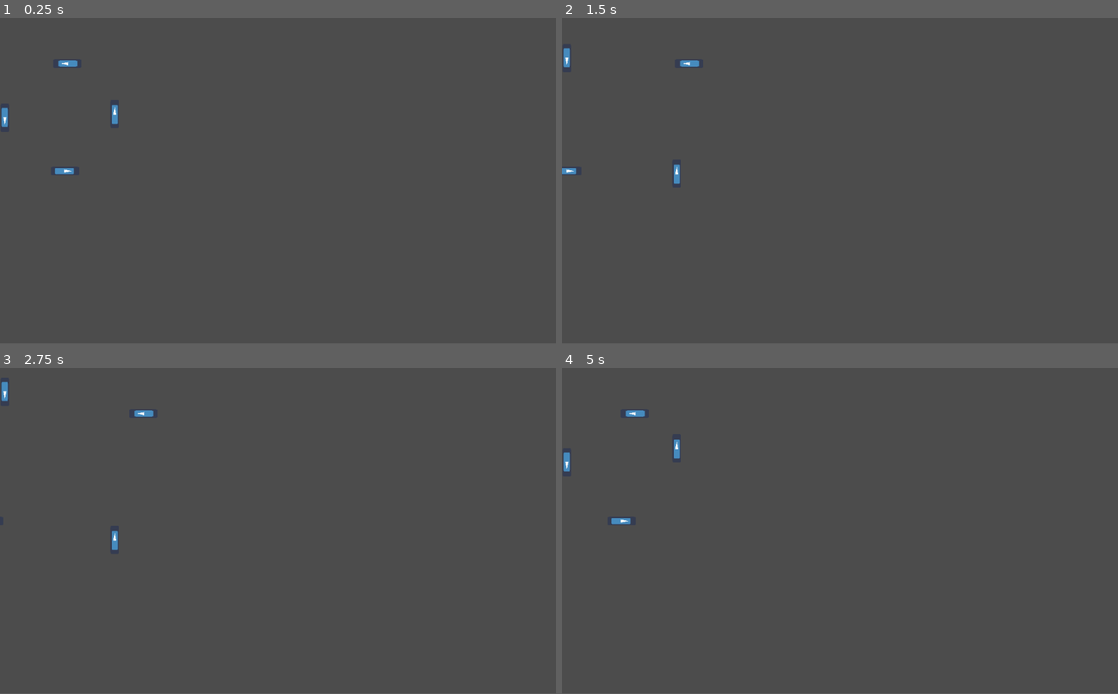
Above: before the commit, frames 1-4 (two rows, left to right).
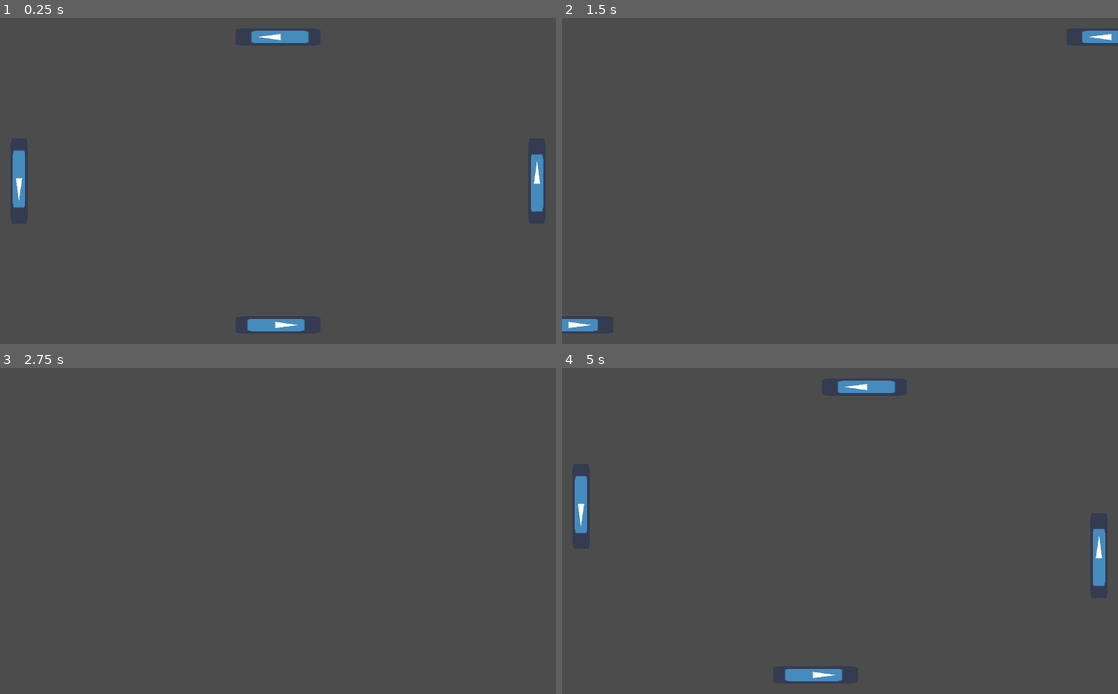
Above: after the commit, the same moments.

Repository: Dvdson/Nail-The-Game
Game: Godot game, scene res://Objects/Level.tscn
Same seed, same stepped clock (60 frames per second), same inputs: the game is played once before the commit and once after it. The engine's default icon, where the game draws it, is replaced by a stand-in: a white triangle on a blue panel in a dark square.
Inputs:
- Up to frame 1 (0.25 s): no input
- Up to frame 2 (1.5 s): tap Enter at 0.5 s; hold D (button_right) 0.53-1.28 s; hold A (button_left) from 1.28 s (still down)
- Up to frame 3 (2.75 s): release A (button_left) at 2.03 s; hold D (button_right) from 2.03 s (still down)
- Up to frame 4 (5 s): release D (button_right) at 3.53 s; hold A (button_left) from 3.53 s (still down)
In our replay, the window is 800x468 before the commit and 800x469 after it. These sizes can differ from the game's own. Grey fills any space a smaller window leaves; there, only what the larger window draws over its background counts as a difference.

The runs differ from the first frame. In frame 1, 1.8% of the frame differs, in the area x 0-98%, y 3-97%; in frame 2, 0.8%; in frame 3, 0.2%; in frame 4, 1.9%.

Commit message:
Fit screen, death, collision layers

Diff:
--- a/Snakenoid/Objects/Ball.gd
+++ b/Snakenoid/Objects/Ball.gd
@@ -1,14 +1,27 @@
 extends KinematicBody2D
 
-var direction = Vector2(0.3,1)
+signal dead
+
+export var vel_module = 300
+var direction = Vector2(0.3,1)#ball direction
+
 func _physics_process(delta):
-	var collision = move_and_collide(direction.normalized()*100*delta)
+	var collision = move_and_collide(direction.normalized()*vel_module*delta)
 	if collision != null:
-		#var collisor_velocity = collision.collider_velocity.normalized()
-		var collisor_normal = collision.normal
-		var pivot_position = collision.collider.get_pivot_position()
-		var colliding_position = collision.position
-		var ricochet_direction = colliding_position - pivot_position
-		ricochet_direction = ricochet_direction.normalized()
-		direction = ricochet_direction
-		#direction = collisor_normal + collisor_velocity
+		var col_layer = collision.collider.get_collision_layer()
+		match col_layer:
+			2:#platform
+				#redirecting ball
+				var pivot_position = collision.collider.get_pivot_position()
+				var colliding_position = collision.position
+				var ricochet_direction = colliding_position - pivot_position
+				ricochet_direction = ricochet_direction.normalized()
+				direction = ricochet_direction
+			4:#edge
+				#death
+				_death()
+				pass
+
+func _death():
+	emit_signal("dead")
+	queue_free()
--- a/Snakenoid/Objects/Ball.tscn
+++ b/Snakenoid/Objects/Ball.tscn
@@ -6,6 +6,8 @@
 radius = 18.9777
 
 [node name="Node2D" type="KinematicBody2D"]
+collision_layer = 8
+collision_mask = 6
 script = ExtResource( 1 )
 
 [node name="CollisionShape2D" type="CollisionShape2D" parent="."]
--- a/Snakenoid/Objects/Level.tscn
+++ b/Snakenoid/Objects/Level.tscn
@@ -1,7 +1,8 @@
-[gd_scene load_steps=3 format=2]
+[gd_scene load_steps=4 format=2]
 
 [ext_resource path="res://Objects/Ball.tscn" type="PackedScene" id=1]
 [ext_resource path="res://Objects/Platform.tscn" type="PackedScene" id=2]
+[ext_resource path="res://Objects/MapEdge.tscn" type="PackedScene" id=3]
 
 [node name="Level" type="Node2D"]
 
@@ -9,16 +10,38 @@
 position = Vector2( 120.917, 142.454 )
 
 [node name="Platform" parent="." instance=ExtResource( 2 )]
-position = Vector2( 211.09, 176.767 )
+position = Vector2( 1024, 300 )
+scale = Vector2( 2, 3 )
 
 [node name="Platform2" parent="." instance=ExtResource( 2 )]
-position = Vector2( 119.918, 282.043 )
+position = Vector2( 512, 600 )
+rotation = 1.5708
+scale = Vector2( 2, 3 )
+
+[node name="Platform3" parent="." instance=ExtResource( 2 )]
+position = Vector2( 0, 300 )
+rotation = 3.14159
+scale = Vector2( 2, 3 )
+
+[node name="Platform4" parent="." instance=ExtResource( 2 )]
+position = Vector2( 512, 0 )
+rotation = -1.5708
+scale = Vector2( 2, 3 )
+
+[node name="Edges" type="Node2D" parent="."]
+position = Vector2( 1032.02, 304.148 )
 rotation = 1.5708
 
-[node name="Platform3" parent="." instance=ExtResource( 2 )]
-position = Vector2( 9.1447, 184.445 )
-rotation = 3.14159
+[node name="MapEdge" parent="Edges" instance=ExtResource( 3 )]
+position = Vector2( -312.754, 520.024 )
+rotation = -1.5708
 
-[node name="Platform4" parent="." instance=ExtResource( 2 )]
-position = Vector2( 123.794, 84.3432 )
+[node name="MapEdge2" parent="Edges" instance=ExtResource( 3 )]
+position = Vector2( 301.651, 525.576 )
 rotation = -1.5708
+
+[node name="MapEdge3" parent="Edges" instance=ExtResource( 3 )]
+position = Vector2( -1.85056, 1038.2 )
+
+[node name="MapEdge4" parent="Edges" instance=ExtResource( 3 )]
+position = Vector2( 0, 0 )
--- /dev/null
+++ b/Snakenoid/Objects/MapEdge.tscn
@@ -0,0 +1,11 @@
+[gd_scene load_steps=2 format=2]
+
+[sub_resource type="RectangleShape2D" id=1]
+extents = Vector2( 522.179, 10 )
+
+[node name="MapEdge" type="StaticBody2D"]
+position = Vector2( 507.899, -10.6565 )
+collision_layer = 4
+
+[node name="CollisionShape2D" type="CollisionShape2D" parent="."]
+shape = SubResource( 1 )
--- a/Snakenoid/Objects/Platform.gd
+++ b/Snakenoid/Objects/Platform.gd
@@ -1,12 +1,13 @@
 extends KinematicBody2D
 
+export var vel_module = 900
 func _physics_process(delta):
 	var velocity = Vector2()
 	if Input.is_action_pressed("button_left"):
 		velocity.y += -1.0
 	if Input.is_action_pressed("button_right"):
 		velocity.y += 1.0
-	velocity *= 200
+	velocity *= vel_module
 	velocity = velocity.rotated(rotation)
 	#print(rotation)
 	move_and_collide(velocity*delta)
--- a/Snakenoid/Objects/Platform.tscn
+++ b/Snakenoid/Objects/Platform.tscn
@@ -8,15 +8,17 @@
 height = 37.2866
 
 [node name="Platform" type="KinematicBody2D"]
+collision_layer = 2
 script = ExtResource( 1 )
 
 [node name="icon" type="Sprite" parent="."]
-position = Vector2( 0.188676, -9.53674e-007 )
+position = Vector2( -17.5383, 0 )
 scale = Vector2( 0.251189, 0.8132 )
 texture = ExtResource( 2 )
 
 [node name="CollisionShape2D" type="CollisionShape2D" parent="."]
+position = Vector2( -17.7273, 0 )
 shape = SubResource( 1 )
 
 [node name="Position2D" type="Position2D" parent="."]
-position = Vector2( 15, 0 )
+position = Vector2( -3.11227, 0 )
--- a/Snakenoid/project.godot
+++ b/Snakenoid/project.godot
@@ -19,6 +19,10 @@
 run/main_scene="res://Objects/Level.tscn"
 config/icon="res://icon.png"
 
+[display]
+
+window/stretch/mode="2d"
+
 [input]
 
 button_left={
@@ -34,6 +38,12 @@
  ]
 }
 
+[layer_names]
+
+2d_physics/layer_2="Platform"
+2d_physics/layer_3="Edge"
+2d_physics/layer_4="Ball"
+
 [rendering]
 
 environment/default_environment="res://default_env.tres"
